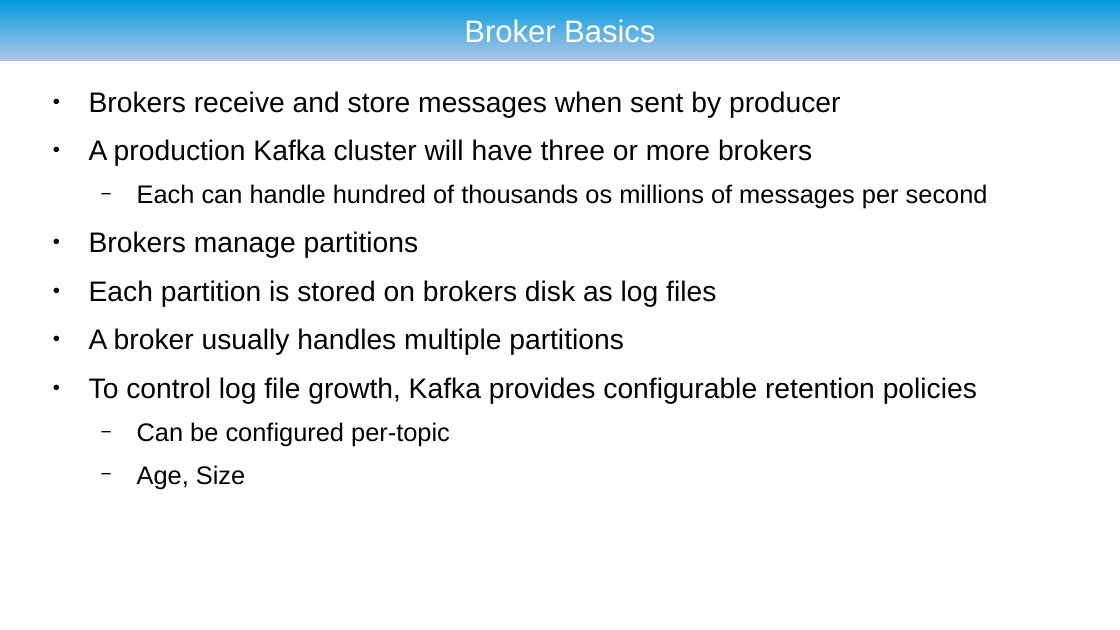
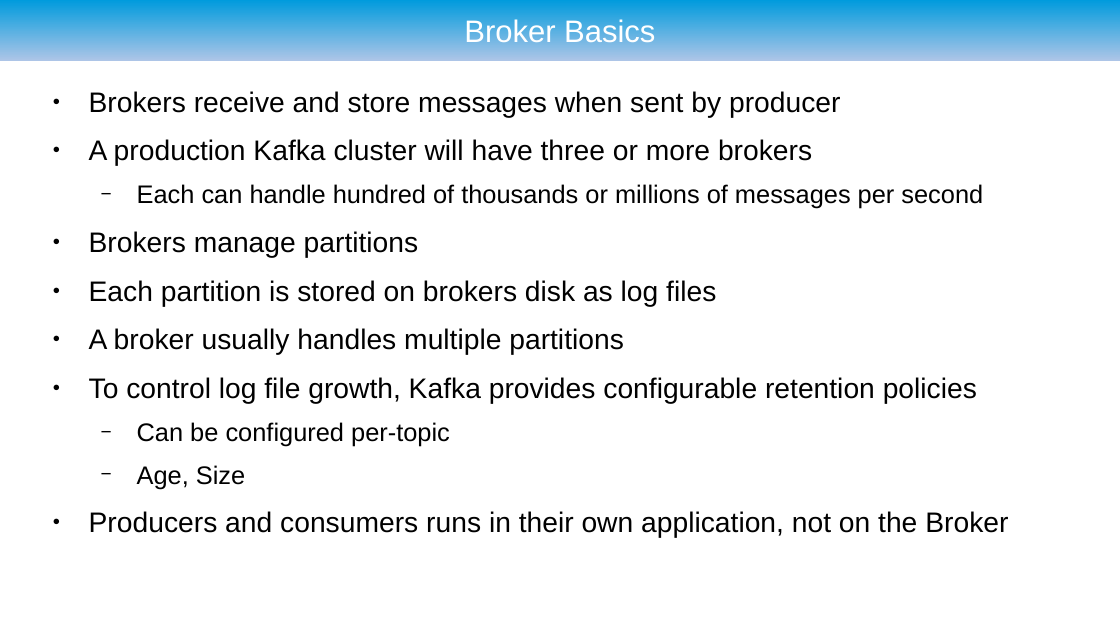
Before and after one commit to ryzlab/kafka-kompetensdag, a slide deck: slide 14 of doc/presentation.odp (slide 20 before the commit). Drawn at 1120x630 pixels with LibreOffice and Linux fonts; fonts in the diff are those of the drawing; background and template pictures are left out. Boxes give left, top, right and bottom in pixels: in the first picture for what was removed or moved away, otherwise in the second. Text is boxed around its words. In the diff, an @@ line names an element or a change of style, - is before the commit and + after.

```diff
--- a/doc/presentation.odp
+++ b/doc/presentation.odp
@@ text at <box>137,184,983,209</box>: text changed @@
-  − Each can handle hundred of thousands os millions of messages per second
+  − Each can handle hundred of thousands or millions of messages per second
@@ text at <box>89,511,1008,538</box>: paragraph added @@
+● Producers and consumers runs in their own application, not on the Broker
```
Also in this commit, not shown: 8 other slides changed, 4 slides added, 5 other files.
